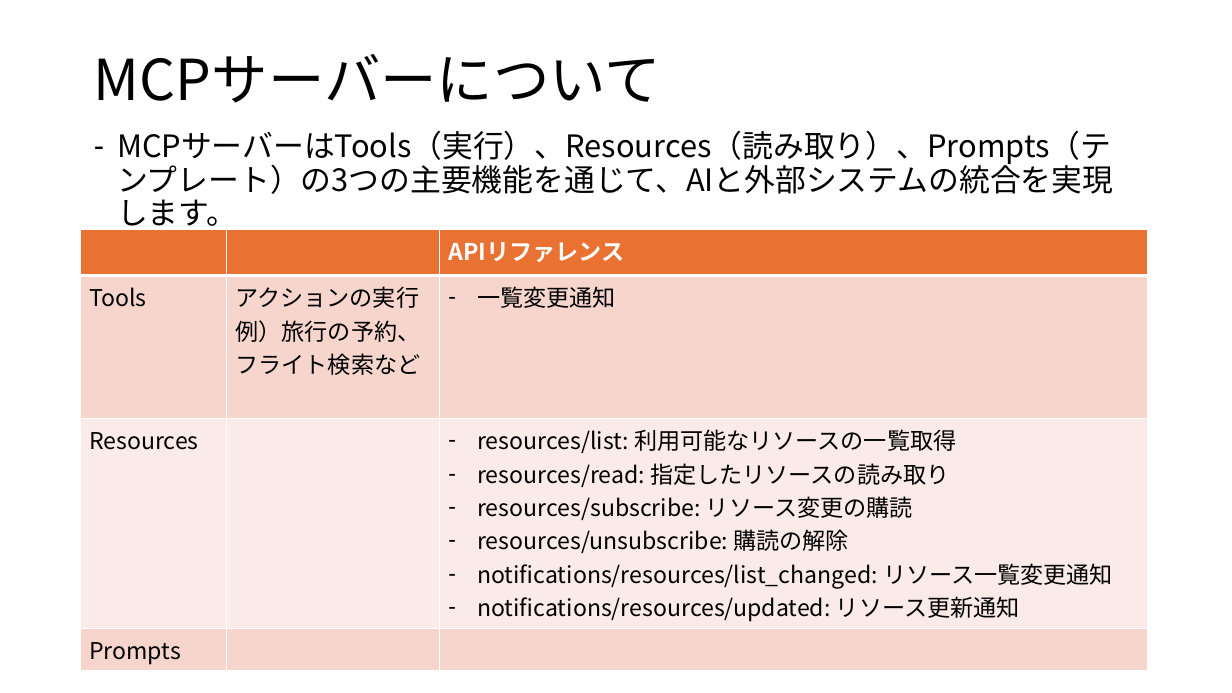
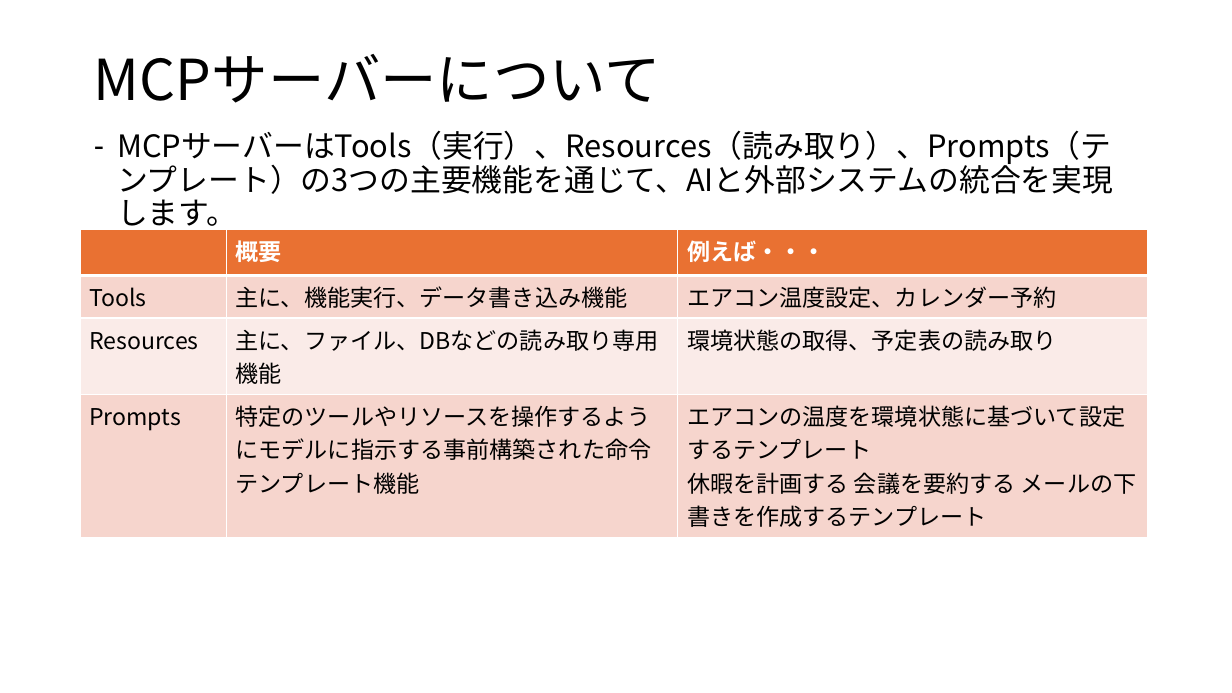
Before and after one commit to koga-miko/misc, a slide deck: slide 8 of raspberry-pi-report/MCPについて.pptx (slide 7 before the commit). Drawn at 1232x693 pixels with LibreOffice and Linux fonts; fonts in the diff are those of the drawing. Boxes give left, top, right and bottom in pixels: in the first picture for what was removed or moved away, otherwise in the second. Text is boxed around its words. In the diff, an @@ line names an element or a change of style, - is before the commit and + after.

```diff
--- a/raspberry-pi-report/MCPについて.pptx
+++ b/raspberry-pi-report/MCPについて.pptx
@@ table at [80,229,1148,531] @@
-row 1, column 2: 
+row 1, column 2: 概要
-row 1, column 3: APIリファレンス
+row 1, column 3: 例えば・・・
-row 2, column 2: アクションの実行 / 例）旅行の予約、フライト検索など
+row 2, column 2: 主に、機能実行、データ書き込み機能
-row 2, column 3: 一覧変更通知
+row 2, column 3: エアコン温度設定、カレンダー予約
-row 3, column 2: 
+row 3, column 2: 主に、ファイル、DBなどの読み取り専用機能
-row 3, column 3: resources/list: 利用可能なリソースの一覧取得 / resources/read: 指定したリソースの読み取り / resources/subscribe: リソース変更の購読 / resources/unsubscribe: 購読の解除 / notifications/resources/list_changed: リソース一覧変更通知 / notifications/resources/updated: リソース更新通知
+row 3, column 3: 環境状態の取得、予定表の読み取り
-row 4, column 2: 
+row 4, column 2: 特定のツールやリソースを操作するようにモデルに指示する事前構築された命令テンプレート機能
-row 4, column 3: 
+row 4, column 3: エアコンの温度を環境状態に基づいて設定するテンプレート / 休暇を計画する 会議を要約する メールの下書きを作成するテンプレート
```
Also in this commit, not shown: 5 other slides changed, 3 slides added, 2 slides removed.
